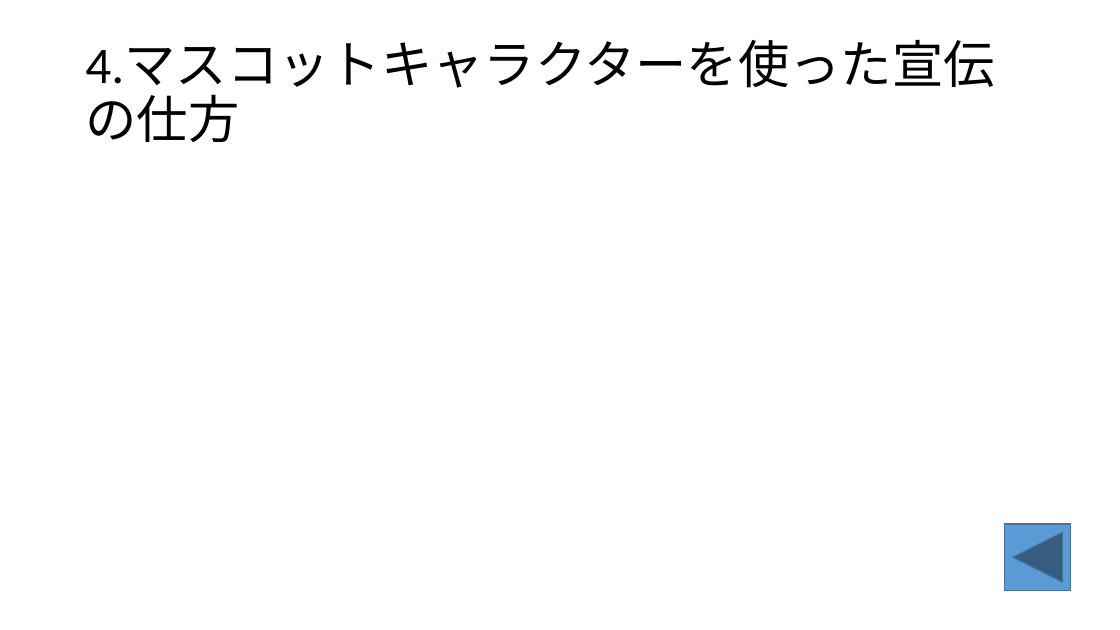
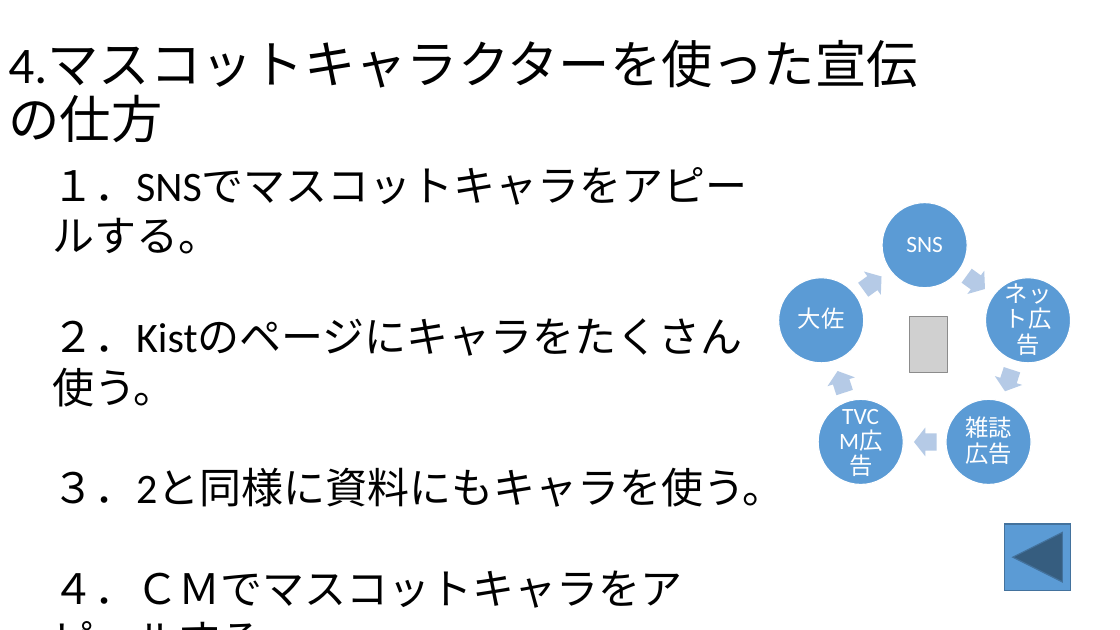
Before and after one commit to Tako0907/PowerPoint, a slide deck: slide 9 of パワーポイント.pptx. Drawn at 1120x630 pixels with LibreOffice and Linux fonts; fonts in the diff are those of the drawing; grey boxes stand for pictures. Boxes give left, top, right and bottom in pixels: in the first picture for what was removed or moved away, otherwise in the second. Text is boxed around its words. In the diff, an @@ line names an element or a change of style, - is before the commit and + after.

```diff
--- a/パワーポイント.pptx
+++ b/パワーポイント.pptx
@@ title "4.マスコットキャラクターを使った宣伝の仕方": place and size @@
-title "4.マスコットキャラクターを使った宣伝の仕方" at bbox=[85, 40, 995, 142]
+title "4.マスコットキャラクターを使った宣伝の仕方" at bbox=[8, 40, 918, 142]
@@ text added at bbox=[52, 167, 785, 608], 36 pt, text #000000 @@
+１．SNSでマスコットキャラをアピールする。
+２．Kistのページにキャラをたくさん使う。
+３．2と同様に資料にもキャラを使う。
+４．ＣＭでマスコットキャラをアピールする。
@@ group added at bbox=[779, 202, 1070, 484]: 5 ellipses, 5 texts, 5 right arrows @@
+SNS
+ネット広告
+雑誌広告
+TVCM広告
+大佐
@@ picture added at bbox=[910, 316, 948, 372] @@
```
Also in this commit, not shown: 1 other slide changed.
